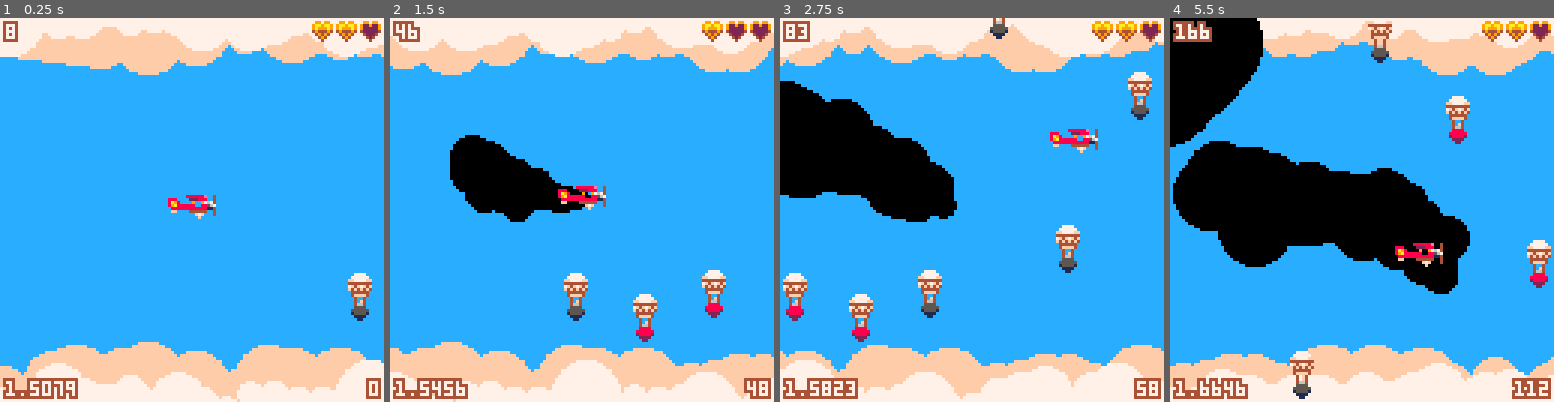
Above: before the commit, frames 1-4 (left to right).
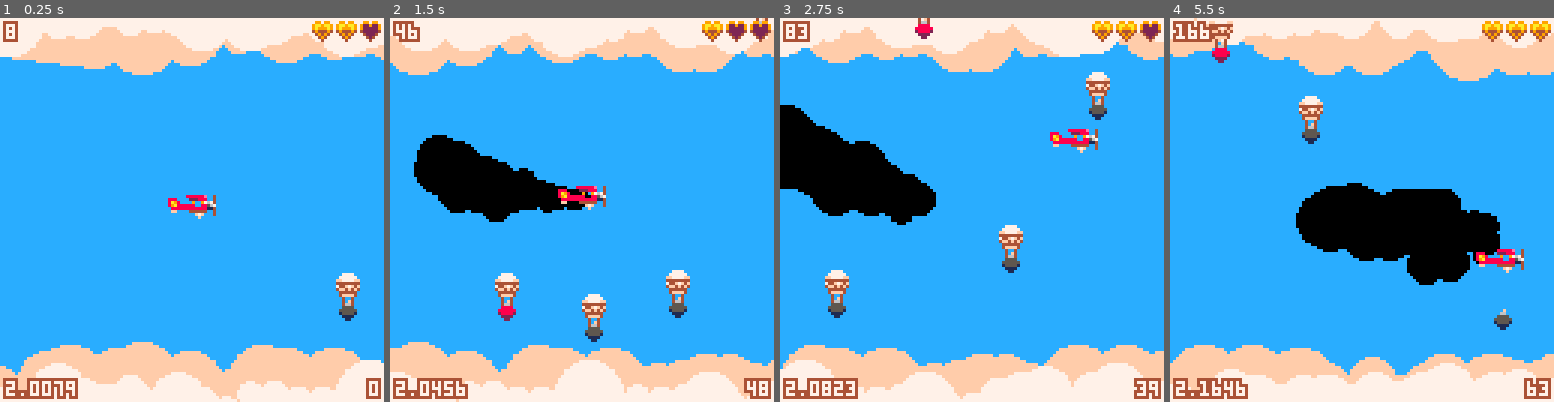
Above: after the commit, the same moments.

Repository: Siapran/baloonbomber
Game: PICO-8 cartridge game.p8
Two runs of this game, one before a commit and one after it. Both use one fixed random seed, a clock stepped at 60 frames per second and the inputs below.
Inputs:
- Up to frame 1 (0.25 s): no input
- Up to frame 2 (1.5 s): tap O (Z key) at 0.7 s
- Up to frame 3 (2.75 s): hold Right 1.6-2.1 s; tap O (Z key) at 1.7, 2.1, 2.5 s; hold Up 2.15-2.42 s; hold Right from 2.47 s (still down)
- Up to frame 4 (5.5 s): tap O (Z key) every 0.4 s from 2.9 to 5.3 s; release Right at 3.03 s; hold Left 3.08-3.58 s; hold Down 3.63-3.97 s; hold Right 4.02-4.68 s; hold Up 4.73-5.03 s; hold Left from 5.08 s (still down)

The runs differ from the first frame. In frame 1, 2.0% of the frame differs, in the area x 0-100%, y 7-98%; in frame 2, 10%; in frame 3, 14%; in frame 4, 27%, in the area x 0-100%, y 0-100%.

Commit message:
tweaked explosions and sparks

Diff:
--- a/game.p8
+++ b/game.p8
@@ -1,8 +1,10 @@
 pico-8 cartridge // http://www.pico-8.com
-version 8
+version 10
 __lua__
-
--- GLOBALS
+-- baloon bomber
+-- a simple sidescroller
+
+-- globals
 
 local t
 local speed
@@ -11,9 +13,10 @@
 local particles
 local particles_fg
 local gravity = 0.4
-
-
--- PARTICLE MANAGEMENT
+local score
+
+
+-- particle management
 
 function add_particle( particle )
 	add(particles, particle)
@@ -57,7 +60,7 @@
 end
 
 
--- PARTICLE GENERATORS
+-- particle generators
 
 function make_smoke( x, y )
 	local smoke = { x = x, y = y, r = 2 }
@@ -81,7 +84,7 @@
 	function explosion:update( )
 		if self.ttl < 5 then
 			self.x -= speed
-			make_smoke(self.x + rnd(2) - 1, self.y + rnd(2) - 1)
+			make_smoke(self.x + rnd(self.r) - self.r / 2, self.y + rnd(self.r) - self.r / 2)
 		end
 	end
 	function explosion:draw( )
@@ -92,11 +95,11 @@
 
 function make_pop( x, y )
 	-- tempted to just closure this one but it would break
-	-- everything I did before
+	-- everything i did before
 	local pop = { x = x, y = y, ttl = 3, fg = true }
 	function pop:update( )
 		-- nothing: ttl is updated by particle manager
-		-- but we need an empty function because I'm too
+		-- but we need an empty function because i'm too
 		-- lazy to null-check every single method call
 	end
 	function pop:draw( )
@@ -108,13 +111,14 @@
 function make_spark_cluster( x, y, amount, spread )
 	local cluster = { sparks = {}, ttl = 15, fg = true }
 	for i=1,amount do
-		add(cluster.sparks, { x = x, y = y, vx = rnd(2 * spread) - spread, vy = -rnd(spread)})
+		add(cluster.sparks, { x = x, y = y, vx = rnd(2 * spread) - spread, vy = -2 * rnd(spread)})
 	end
 	function cluster:update( )
 		for spark in all(self.sparks) do
 			spark.vy += gravity
 			spark.vx *= 0.95
 			spark.vy *= 0.95
+			spark.x -= speed * min(8 / self.ttl, 1)
 			spark.x += spark.vx
 			spark.y += spark.vy
 		end
@@ -128,7 +132,7 @@
 end
 
 
--- PLANE
+-- plane
 
 function plane:draw( )
 	sprite_num = 0
@@ -196,7 +200,7 @@
 end
 
 
--- HUD
+-- hud
 
 function print_bordered( string, x, y, fc, bc )
 	for i=-1,1 do
@@ -223,7 +227,7 @@
 end
 
 
--- SKY
+-- sky
 
 local clouds_bg = {}
 local clouds_fg = {}
@@ -249,13 +253,13 @@
 		end
 	end
 	for cloud in all(clouds_fg) do
-		cloud.x -= speed
+		cloud.x -= speed * 3 / 4
 		if cloud.x <= -8 then
 			del(clouds_fg, cloud)
 			if cloud.y < 64 then
-				add(clouds_fg, {x = cloud.x % (20 * 8) + speed, y = rnd(8) - 4, r = rnd(8) + 4})
+				add(clouds_fg, {x = cloud.x % (20 * 8) + speed * 3 / 4, y = rnd(8) - 4, r = rnd(8) + 4})
 			else
-				add(clouds_fg, {x = cloud.x % (20 * 8) + speed, y = 132 - rnd(8), r = rnd(8) + 4})
+				add(clouds_fg, {x = cloud.x % (20 * 8) + speed * 3 / 4, y = 132 - rnd(8), r = rnd(8) + 4})
 			end
 		end
 	end
@@ -272,14 +276,14 @@
 end
 
 
--- UTILITIES
+-- utilities
 
 function collides( self, other )
 	local res = self.x < other.x + other.width and self.x + self.width > other.x and
     self.y < other.y + other.height and self.y + self.height > other.y
 	-- if res then
 	-- 	printh("(" .. flr(self.x) .. "," .. flr(self.y) .. ")[" .. flr(self.width) .. "," .. flr(self.height) .. "]"
-	-- 		.. " VS " ..
+	-- 		.. " vs " ..
 	-- 		"(" .. flr(other.x) .. "," .. flr(other.y) .. ")[" .. flr(other.width) .. "," .. flr(other.height) .. "]")
 	-- end
 	return res
@@ -293,7 +297,7 @@
 	rect(object.x, object.y, object.x + object.width, object.y + object.height, colour)
 end
 
--- BOMBS
+-- bombs
 
 local bombs
 
@@ -315,7 +319,8 @@
 		y = y,
 		width = 6,
 		height = 6,
-		baloon = true
+		baloon = true,
+		blink_t = 0
 	}
 	function bomb:update( )
 		if self.x < -8 or self.y > 136 then
@@ -334,14 +339,15 @@
 		end
 		if collides(self, plane) then
 			make_explosion(self.x + 3, self.y + 3, 8)
-			make_spark_cluster(self.x + 3, self.y + 3, 8, 1)
-			lives -= 1
+			make_spark_cluster(self.x + 3, self.y + 3, 8, 2)
+			-- lives -= 1
 			del(bombs, self)
 		end
+		self.blink_t += 4 / distance(self, plane)
 	end
 	function bomb:draw( )
 		local sprnum = 8
-		if sin(t / distance(self, plane)) > 0.5 then
+		if sin(self.blink_t) > 0.7 then
 			sprnum += 16
 		end
 		if self.baloon then
@@ -356,7 +362,7 @@
 	add(bombs, bomb)
 end
 
--- GAME LOGIC
+-- game logic
 
 function _init( )
 	plane.x = 64 - 8
@@ -366,7 +372,8 @@
 	plane.width = 16
 	plane.height = 8
 	t = 0
-	speed = 1.5
+	score = 0
+	speed = 2
 	lives = 2
 	particles = {}
 	bombs = {}
@@ -374,7 +381,7 @@
 end
 
 function _update( )
-	if t % flr(speed * 10) == 0 then
+	if t % abs(flr(30 / speed)) == 0 then
 		make_bomb(130, rnd(122))
 	end
 
@@ -409,8 +416,8 @@
 0ff00004444440040000000444444004000000044f7f400400000000000000000040f4000000f000077777700000000000000000000000000000000000000000
 000000000f7f00040000000000f000040000000000f0000400000000000000000046640000066000ff7777ff0000000000000000000000000000000000000000
 0000000000f000000000000000000000000000000000000000000000077770000088880000888800444444440000000000000000000000000000000000000000
-000000000000000000000000000000000000000000000000000000007777770008888880088888807f4f7f4f0000000000000000000000000000000000000000
-00000000000000000000000000000000000000000000000000770077777777000288882002888820f4f4f4f40000000000000000000000000000000000000000
+00000000000000000000000000000000000000000000000000000000777777000888888008888880744f7f4f0000000000000000000000000000000000000000
+000000000000000000000000000000000000000000000000007700777777770002888820028888204ff4f4f40000000000000000000000000000000000000000
 00000000000000000000000000000000000000000000000007777777ff777f000022220000222200044444400000000000000000000000000000000000000000
 000000000000000000000000000000000000000000000000fffffffffffff000000220000002200004ffff400000000000000000000000000000000000000000
 0aaaaa000aaaaa00aa000aa00aaaaaa0000000000000000000000000000000000000000000000000000000000000000000000000000000000000000000000000
